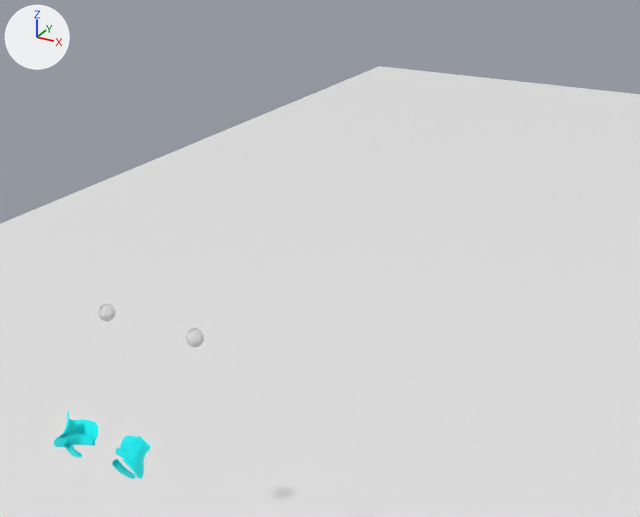
An edit to the Blender file Shark.blend, drawn before and after from the same camera.
One viewpoint serves both versions: a 50 mm camera at (5.31, -13.42, 4.67) aimed at (-1.35, -1.31, -1.38). Every picture has the same lights, and +X, +Y and +Z are marked at upper left.

The older version as bpy lines, for what is in view:
```python
ob_cone = bpy.data.objects.new('Cone', me_cone_002)
ob_cone.location = (0.0, 0.0, 0.0)
ob_plane = bpy.data.objects.new('Plane', me_plane)
ob_plane.location = (0.0, 0.0, -2.44)
ob_plane.scale = (9.56, 18.4, 7.63)
ob_shark = bpy.data.objects.new('Shark', me_object_002)
ob_shark.location = (0.0, 0.0, 0.0)
ob_shark.rotation_euler = (1.571, 0.0, 0.0)  # degrees (90, 0, 0)
ob_sphere = bpy.data.objects.new('Sphere', me_sphere)
ob_sphere.location = (0.0, 0.0, 0.0)
```
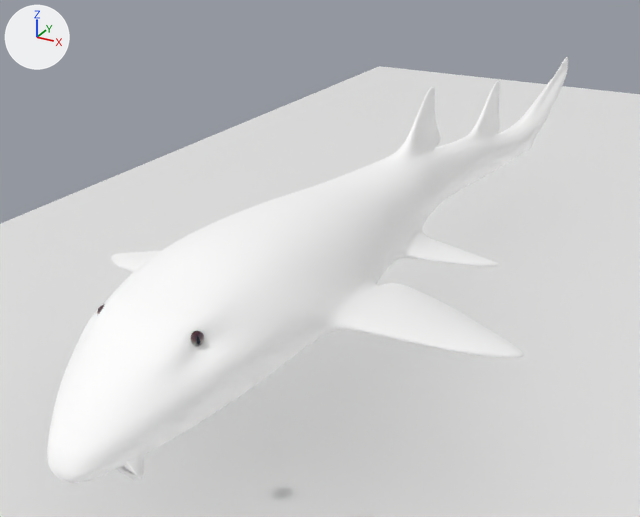
Commit message: Surface - Eyes done

The change, as a diff of the scene's bpy script:
```diff
--- a/Shark.blend.py
+++ b/Shark.blend.py
@@ mat_shark @@
 mat_shark = principled_material('Shark')
-mat_shark.base_color = (0.0, 0.972, 1.0)  # cyan #00fcff
+mat_shark.base_color = (1.0, 1.0, 1.0)  # white #ffffff
 mat_shark.roughness = 0.7
@@ mat_eye_glass @@
+mat_eye_glass = bpy.data.materials.new('Eye Glass')
+# nodes: BsdfGlass, BsdfTransparent, Displacement, Math, MixShader, OutputMaterial, TexNoise, ValToRGB
+# colours: black #000000, white #ffffff, white #f2f2f2
@@ me_sphere @@
 # used by ob_sphere; location = (0.0, 0.0, 0.0)
-me_sphere.from_pydata(...)  # 42 vertices, 48 faces; spans x 0.458..0.656, y -7.413..-7.214, z 0.382..0.581
+me_sphere.from_pydata(...)  # 84 vertices, 96 faces; spans x 0.455..0.659, y -7.417..-7.21, z 0.379..0.584
+# me_sphere part 1: the whole mesh is rebuilt
 me_sphere.materials.append(mat_eye)
+me_sphere.materials.append(mat_eye_glass)
@@ ob_shark @@
 _m = ob_shark.modifiers.new('Subsurf', 'SUBSURF')
 _m.levels = 2
-ob_shark.hide_viewport = True
```

Boxes [x1, y1, x2, y2] around the edits, measured in the pictures (640 x 517 px):
'Shark', shown: after [47, 57, 568, 483]
'Cone', recoloured (cyan to white): [54, 411, 151, 479] in both
'Sphere', reshaped: before [99, 304, 204, 347]; after [97, 304, 204, 347]
